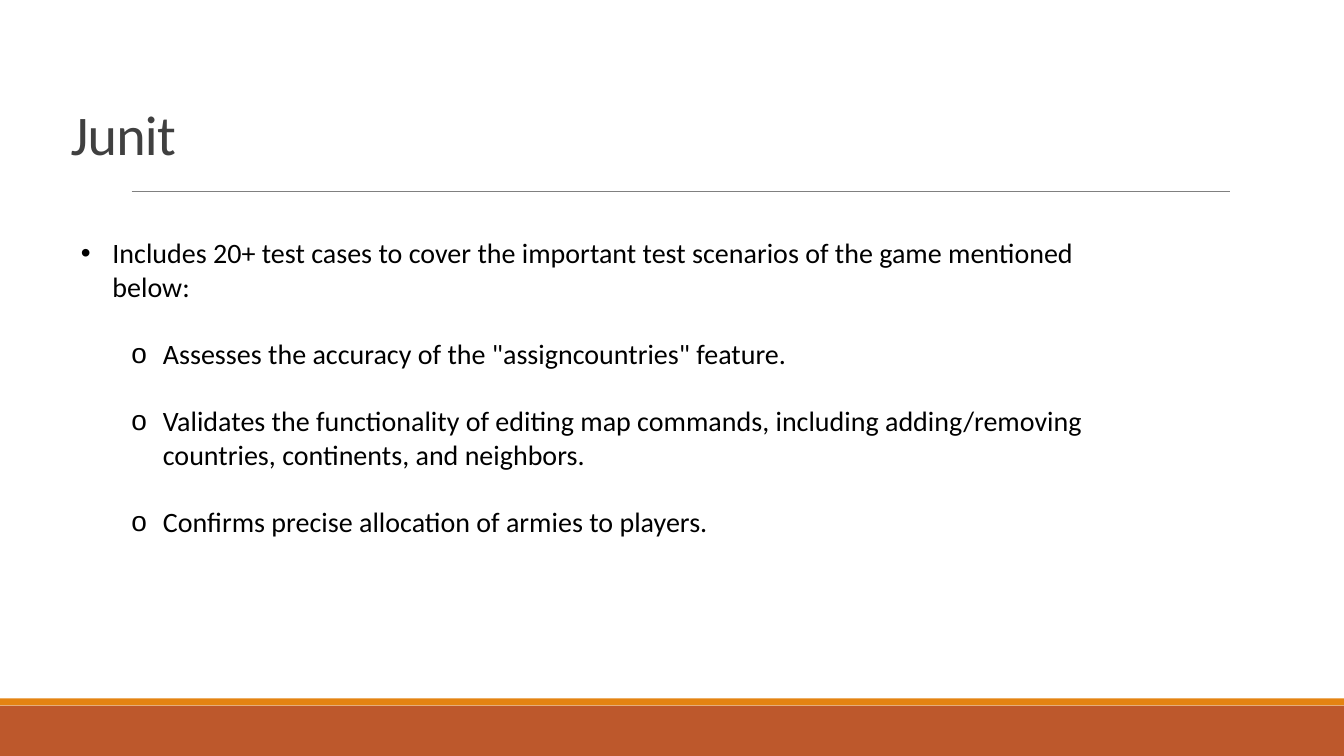
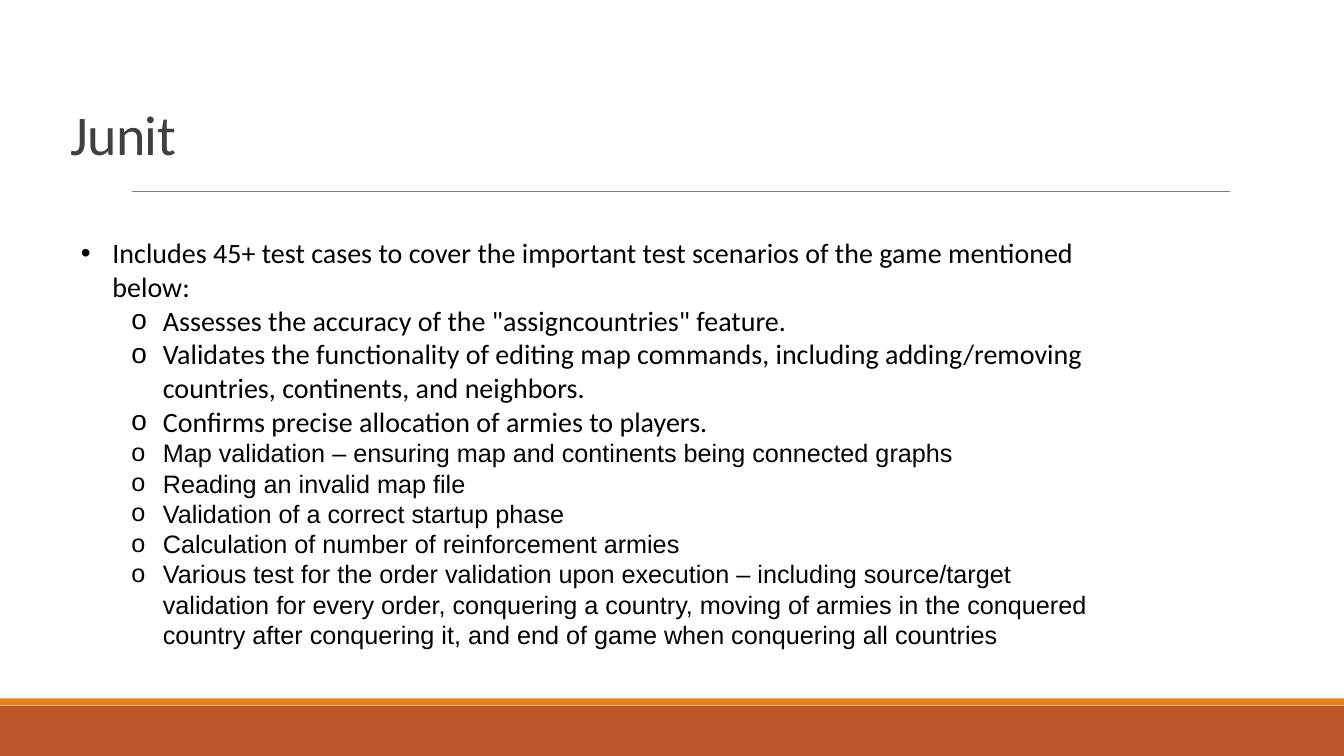
Before and after one commit to sannidhi470/Defenders, a slide deck: slide 14 of Presentation.pptx (slide 7 before the commit). Drawn at 1344x756 pixels with LibreOffice and Linux fonts; fonts in the diff are those of the drawing. Boxes give left, top, right and bottom in pixels: in the first picture for what was removed or moved away, otherwise in the second. Text is boxed around its words. In the diff, an @@ line names an element or a change of style, - is before the commit and + after.

```diff
--- a/Presentation.pptx
+++ b/Presentation.pptx
@@ text at (x1=112, y1=243, x2=1073, y2=298): text changed @@
-• Includes 20+ test cases to cover the important test scenarios of the game mentioned below:
+• Includes 45+ test cases to cover the important test scenarios of the game mentioned below:
@@ text at (x1=163, y1=443, x2=1086, y2=649): paragraphs added @@
+  o Map validation – ensuring map and continents being connected graphs
+  o Reading an invalid map file
+  o Validation of a correct startup phase
+  o Calculation of number of reinforcement armies
+  o Various test for the order validation upon execution – including source/target validation for every order, conquering a country, moving of armies in the conquered country after conquering it, and end of game when conquering all countries
```
Also in this commit, not shown: 7 slides added.
